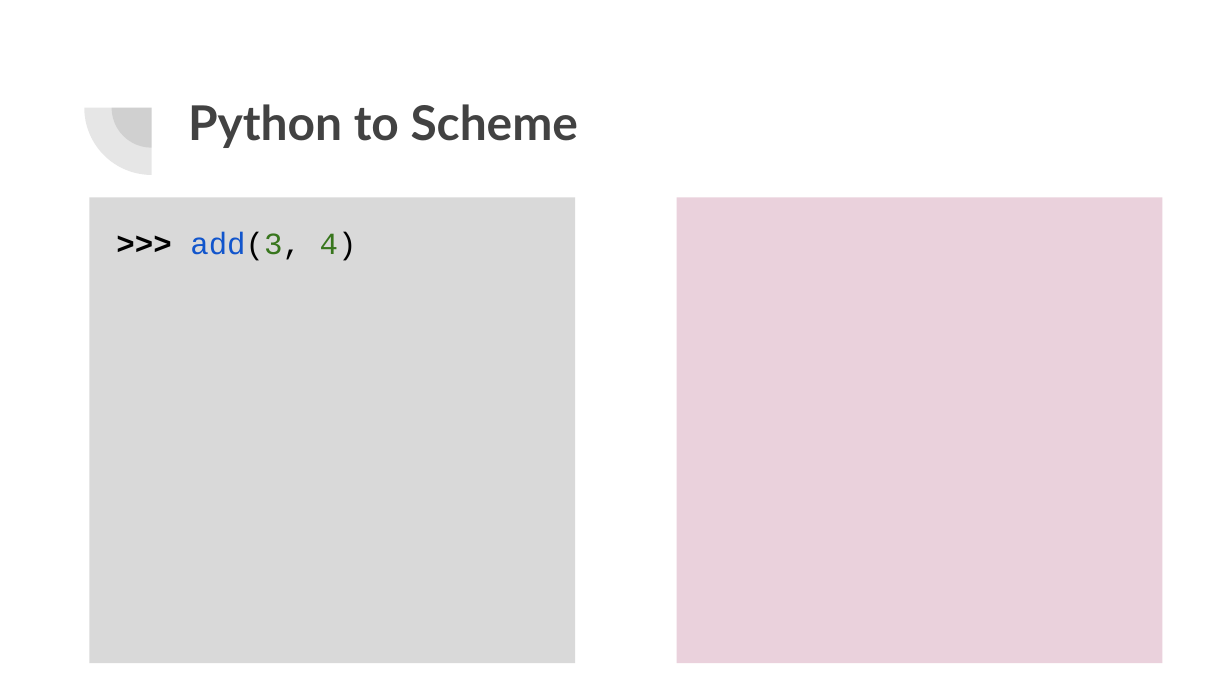
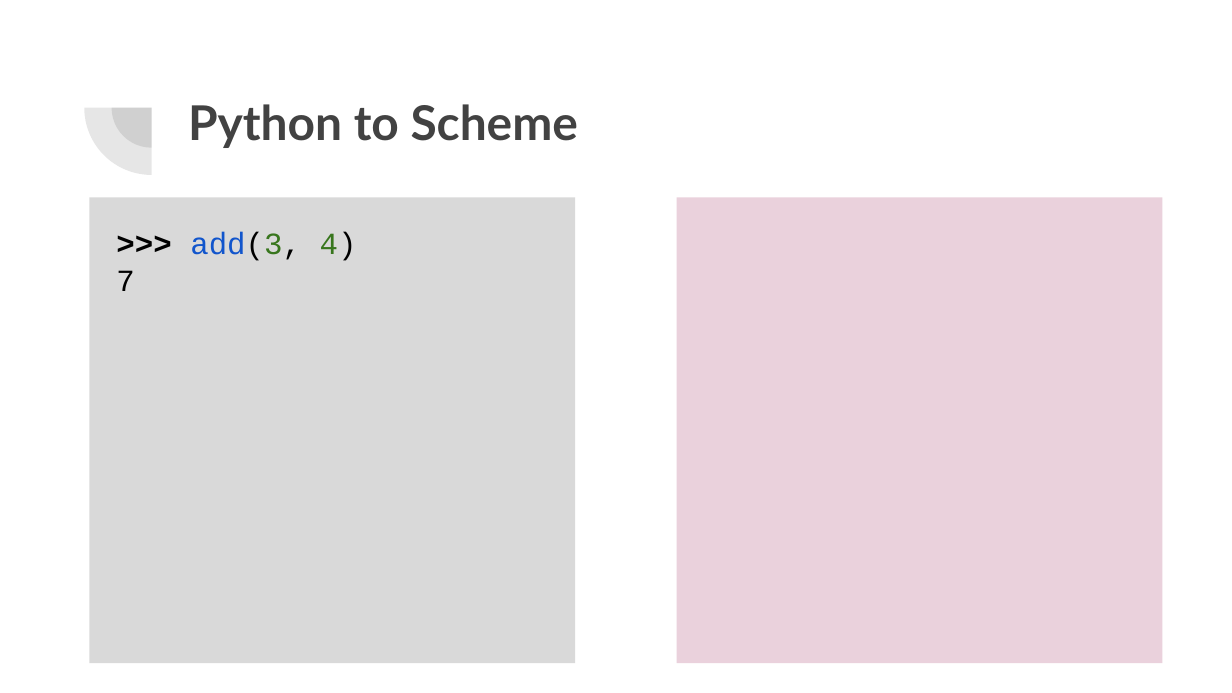
Before and after one commit to cameronmalloy/cameron-malloy, a slide deck: slide 6 of public/pdfs/lab6slides.pptx. Drawn at 1232x693 pixels with LibreOffice and Linux fonts; fonts in the diff are those of the drawing. Boxes give left, top, right and bottom in pixels: in the first picture for what was removed or moved away, otherwise in the second. Text is boxed around its words. In the diff, an @@ line names an element or a change of style, - is before the commit and + after.

```diff
--- a/public/pdfs/lab6slides.pptx
+++ b/public/pdfs/lab6slides.pptx
@@ text at bbox=[116, 270, 134, 291]: paragraph added @@
+7
```
Also in this commit, not shown: 3 other slides changed, 1 slide added, 2 slides removed.
